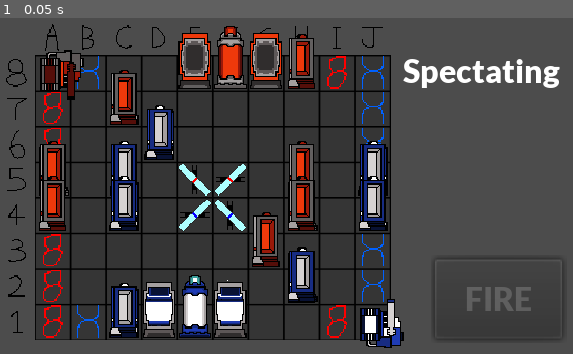
Above: before the commit, frame 1.
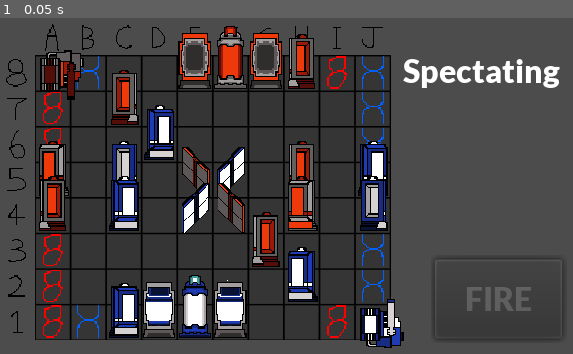
Above: after the commit, the same moment.

Repository: WhatDoor/LaserChess
Game: Godot game, scene res://Worlds/Ace.tscn
Same seed, same stepped clock (60 frames per second), same inputs: the game is played once before the commit and once after it. This scene is started directly instead of the project's main scene.
Inputs:
- Up to frame 1 (0.05 s): no input

The runs differ from the first frame. In frame 1, 5.9% of the frame differs, in the area x 6-68%, y 15-95%.

Commit message:
Implemented proper game ending and restarting + network management

Diff:
--- a/DeflectorResources/Deflector.tscn
+++ b/DeflectorResources/Deflector.tscn
@@ -43,7 +43,6 @@
 scale = Vector2( 0.3, 0.3 )
 
 [node name="UpLeft" type="Node2D" parent="Offset"]
-visible = false
 
 [node name="BlueDeflector" type="Sprite" parent="Offset/UpLeft"]
 position = Vector2( -1.062, -4.007 )
@@ -111,6 +110,7 @@
 disabled = true
 
 [node name="DownRight" type="Node2D" parent="Offset"]
+visible = false
 
 [node name="BlueDeflector" type="Sprite" parent="Offset/DownRight"]
 position = Vector2( -7.142, 0 )
--- a/Helper.gd
+++ b/Helper.gd
@@ -10,6 +10,11 @@
 
 var pieceMovedThisTurn = false
 
-
 func filterLeftClickAndTurnCheck(event):
 	return (event is InputEventMouseButton && event.is_pressed() && event.get_button_index() == 1 && myTurn && not pieceMovedThisTurn && not isSpectator)
+
+func reset():
+	myName = "Unnamed"
+	myTurn = false
+	isSpectator = true #everyone is a spectator by default unless specifically set by server
+	myTeamColour = "SPECTATOR"
--- a/HostLobby.gd
+++ b/HostLobby.gd
@@ -5,8 +5,23 @@
 var list_of_players = []
 
 func _ready():
+	get_tree().connect("network_peer_disconnected", self, "_player_disconnected")
+
 	var profile = {"name": "Host", "id":1}
 	list_of_players.append(profile)
+	update_playerOutput()
+
+func _player_disconnected(id):
+	var playerDisconnected = null
+
+	for player in list_of_players:
+		if player.id == id:
+			playerDisconnected = player
+
+	if playerDisconnected != null:
+		print("Player " + playerDisconnected.name + " - " + str(playerDisconnected.id) + " disconnected!")
+		list_of_players.erase(playerDisconnected)
+
 	update_playerOutput()
 
 remote func player_connected(id, playerName):
--- a/KingResources/King.gd
+++ b/KingResources/King.gd
@@ -1,4 +1,6 @@
 extends "res://Piece.gd"
+
+signal king_lost(self_node)
 
 onready var blueKingSprite = $Offset/BlueKingSprite
 onready var redKingSprite = $Offset/RedKingSprite
@@ -21,5 +23,6 @@
 		toggle_selected()
 
 func _on_HitBox_area_entered(blast):
-	blast.kill()
+	blast.kill_quietly()
 	queue_free()
+	emit_signal("king_lost", self)
--- a/Projectiles/Blast.gd
+++ b/Projectiles/Blast.gd
@@ -58,5 +58,8 @@
 		emit_signal("blast_destroyed")
 	queue_free()
 
+func kill_quietly():
+	queue_free()
+
 func _on_Blast_area_entered(area):
 	pass # Replace with function body.
--- a/SwitchResources/Switch.gd
+++ b/SwitchResources/Switch.gd
@@ -6,12 +6,15 @@
 }
 export(ROTATION_TYPE) var rotation_type = ROTATION_TYPE.normal
 
+onready var orientationNode = $Offset/Normal
+
 onready var tween = $Tween
 onready var offset = $Offset
 
 var Blast = preload("res://Projectiles/Blast.tscn")
 
-var DISTANCE_OFFSET = 10 #offsets from the centre of the switch piece so colliding projectiles dont get stuck when collding
+var reflection_angle = 0
+var DISTANCE_OFFSET = 3 #offsets from the centre of the switch piece so colliding projectiles dont get stuck when collding
 
 func _ready():
 	#initalize rotation arrows
@@ -20,32 +23,48 @@
 	rotationArrows.connect("clicked_right", self, "_on_RotationArrows_clicked_right")
 
 	set_colour(team_colour)
-
-	#Set initial rotation
-	if rotation_type == ROTATION_TYPE.rotated:
-		offset.rotation_degrees = 90
+	set_orientation(rotation_type)
 
 func set_colour(team_colour):
 	match team_colour:
 		COLOUR.RED:
-			$Offset/BlueSwitchSprite.hide()
+			$Offset/Normal/BlueSwitchSprite.hide()
+			$Offset/Normal/BlueSwitchSprite.hide()
 		COLOUR.BLUE:
-			$Offset/RedSwitchSprite.hide()
+			$Offset/Rotated/RedSwitchSprite.hide()
+			$Offset/Rotated/RedSwitchSprite.hide()
 
 func get_type():
 	return "SWITCH"
 
 remotesync func rotate_right():
-	tween.interpolate_property(offset, "rotation_degrees",
-				offset.rotation_degrees, offset.rotation_degrees+90, 1,
-				Tween.TRANS_QUAD, Tween.EASE_IN)
-	tween.start()
+	rotation_type = rotation_type + 1
+	if rotation_type == 4:
+		rotation_type = 0
+	set_orientation(rotation_type)
 
 remotesync func rotate_left():
-	tween.interpolate_property(offset, "rotation_degrees",
-				offset.rotation_degrees, offset.rotation_degrees-90, 1,
-				Tween.TRANS_QUAD, Tween.EASE_IN)
-	tween.start()
+	rotation_type = rotation_type - 1
+	if rotation_type == 4:
+		rotation_type = 0
+	set_orientation(rotation_type)
+
+func set_orientation(orientation):
+	#Hide and disable current orientation node
+	orientationNode.hide()
+
+	match orientation:
+		ROTATION_TYPE.normal:
+			orientationNode = $Offset/Normal
+			$Offset/Hitboxes.rotation_degrees = 0
+			reflection_angle = 0
+		ROTATION_TYPE.rotated:
+			orientationNode = $Offset/Rotated
+			$Offset/Hitboxes.rotation_degrees = 90
+			reflection_angle = 90
+
+	#Show and enable new orientation node
+	orientationNode.show()
 
 func _on_BotHitBox_area_entered(blast):
 	var normalAngleOffset = 135
@@ -62,7 +81,7 @@
 	blast.fire(reflectionVec)
 
 func get_reflectionVec(blast, normalAngleOffset):
-	var normalAngle = deg2rad($Offset.rotation_degrees + normalAngleOffset)
+	var normalAngle = deg2rad(reflection_angle + normalAngleOffset)
 	var normalVec = Vector2(cos(normalAngle), sin(normalAngle))
 	return blast.velocity.bounce(normalVec)
 
--- a/SwitchResources/Switch.tscn
+++ b/SwitchResources/Switch.tscn
@@ -1,16 +1,18 @@
-[gd_scene load_steps=8 format=2]
+[gd_scene load_steps=10 format=2]
 
-[ext_resource path="res://SwitchResources/RedSwitch.png" type="Texture" id=1]
+[ext_resource path="res://SwitchResources/redSwitch2.png" type="Texture" id=1]
 [ext_resource path="res://SwitchResources/Switch.gd" type="Script" id=2]
-[ext_resource path="res://SwitchResources/BlueSwitch.png" type="Texture" id=3]
+[ext_resource path="res://SwitchResources/BlueSwitch2.png" type="Texture" id=3]
 [ext_resource path="res://EffectsResources/ClickBox.tscn" type="PackedScene" id=4]
 [ext_resource path="res://EffectsResources/RotationArrows.tscn" type="PackedScene" id=5]
+[ext_resource path="res://SwitchResources/BlueSwitch1.png" type="Texture" id=6]
+[ext_resource path="res://SwitchResources/redSwitch1.png" type="Texture" id=7]
 
 [sub_resource type="RectangleShape2D" id=1]
 extents = Vector2( 12.209, 0.899685 )
 
 [sub_resource type="RectangleShape2D" id=2]
-extents = Vector2( 8.58849, 8.95631 )
+extents = Vector2( 7.09416, 12.8784 )
 
 [node name="Switch" type="Node2D"]
 script = ExtResource( 2 )
@@ -18,33 +20,58 @@
 [node name="Offset" type="Node2D" parent="."]
 scale = Vector2( 0.8, 0.8 )
 
-[node name="RedSwitchSprite" type="Sprite" parent="Offset"]
-scale = Vector2( 0.7, 0.7 )
+[node name="Normal" type="Node2D" parent="Offset"]
+
+[node name="BlueSwitchSprite" type="Sprite" parent="Offset/Normal"]
+position = Vector2( -3.929, -5.341 )
+scale = Vector2( 0.3, 0.3 )
+texture = ExtResource( 3 )
+
+[node name="RedSwitchSprite" type="Sprite" parent="Offset/Normal"]
+position = Vector2( 1.492, -5.337 )
+scale = Vector2( 0.3, 0.3 )
 texture = ExtResource( 1 )
 
-[node name="BlueSwitchSprite" type="Sprite" parent="Offset"]
-scale = Vector2( 0.7, 0.7 )
-texture = ExtResource( 3 )
+[node name="Rotated" type="Node2D" parent="Offset"]
+visible = false
 
-[node name="HitBoxBot" type="Area2D" parent="Offset"]
+[node name="BlueSwitchSprite" type="Sprite" parent="Offset/Rotated"]
+position = Vector2( 0, -5.324 )
+scale = Vector2( 0.3, 0.3 )
+texture = ExtResource( 6 )
 
-[node name="HitBoxBot" type="CollisionShape2D" parent="Offset/HitBoxBot"]
+[node name="RedSwitchSprite" type="Sprite" parent="Offset/Rotated"]
+position = Vector2( 0, -5.324 )
+scale = Vector2( 0.3, 0.3 )
+texture = ExtResource( 7 )
+
+[node name="Hitboxes" type="Node2D" parent="Offset"]
+position = Vector2( 0, -4.207 )
+
+[node name="HitBoxBot" type="Area2D" parent="Offset/Hitboxes"]
+position = Vector2( 0.0191721, -0.0164394 )
+scale = Vector2( 1, 1 )
+
+[node name="HitBoxBot" type="CollisionShape2D" parent="Offset/Hitboxes/HitBoxBot"]
 position = Vector2( -0.963847, 0.537765 )
 rotation = 0.785398
 shape = SubResource( 1 )
 
-[node name="HitBoxTop" type="Area2D" parent="Offset"]
+[node name="HitBoxTop" type="Area2D" parent="Offset/Hitboxes"]
+position = Vector2( 0.0191721, -0.0164394 )
+scale = Vector2( 1, 1 )
 
-[node name="HitBoxTop" type="CollisionShape2D" parent="Offset/HitBoxTop"]
+[node name="HitBoxTop" type="CollisionShape2D" parent="Offset/Hitboxes/HitBoxTop"]
 position = Vector2( 0.31492, -0.770516 )
 rotation = 0.785398
 shape = SubResource( 1 )
 
 [node name="ClickBox" parent="." instance=ExtResource( 4 )]
+position = Vector2( 0.452488, -4.69458 )
 
 [node name="ClickBox" parent="ClickBox" index="0"]
 visible = false
-position = Vector2( -0.118683, -0.213773 )
+position = Vector2( -0.118683, 1.17507 )
 shape = SubResource( 2 )
 
 [node name="selectSprite" parent="ClickBox" index="1"]
@@ -54,8 +81,8 @@
 scale = Vector2( 0.55, 0.55 )
 
 [node name="Tween" type="Tween" parent="."]
-[connection signal="area_entered" from="Offset/HitBoxBot" to="." method="_on_BotHitBox_area_entered"]
-[connection signal="area_entered" from="Offset/HitBoxTop" to="." method="_on_HitBoxTop_area_entered"]
+[connection signal="area_entered" from="Offset/Hitboxes/HitBoxBot" to="." method="_on_BotHitBox_area_entered"]
+[connection signal="area_entered" from="Offset/Hitboxes/HitBoxTop" to="." method="_on_HitBoxTop_area_entered"]
 [connection signal="input_event" from="ClickBox" to="." method="_on_ClickBox_input_event"]
 
 [editable path="ClickBox"]
--- a/Worlds/Ace.tscn
+++ b/Worlds/Ace.tscn
@@ -74,7 +74,7 @@
 [node name="Switch4" parent="Board_Objects/Pieces" instance=ExtResource( 2 )]
 position = Vector2( 80.4524, 44.5394 )
 board_coords = "F5"
-team_colour = 1
+team_colour = 2
 rotation_type = 1
 
 [node name="Deflector" parent="Board_Objects/Pieces" instance=ExtResource( 3 )]
--- a/Worlds/World.gd
+++ b/Worlds/World.gd
@@ -16,6 +16,8 @@
 var myLaser
 
 var currently_hovering_over_piece = false
+
+var game_over = false
 
 func _ready():
 	#Connect signal handlers for each piece and place each piece in the correct position on the board
@@ -28,6 +30,9 @@
 
 		if piece.get_type() == "DEFENDER" or piece.get_type() == "DEFLECTOR":
 			piece.connect("swap_clicked", self, "_on_swappable_piece_clicked")
+
+		if piece.get_type() == "KING":
+			piece.connect("king_lost", self, "_on_king_lost")
 
 		if piece.rotationArrows != null:
 			piece.connect("piece_rotating_right", self, "_on_piece_rotating_right")
@@ -74,6 +79,28 @@
 	if Input.is_action_pressed("End_Turn"):
 		end_turn()
 
+func _on_king_lost(king):
+	var myColour = -1
+
+	match Helper.myTeamColour:
+		"SPECTATOR":
+			myColour = 3
+		"RED":
+			myColour = COLOUR.RED
+		"BLUE":
+			myColour = COLOUR.BLUE
+
+	if 3 == myColour:
+		turnText.set_text("GAME ENDED")
+	elif king.team_colour == myColour:
+		turnText.set_text("YOU LOSE!")
+	elif king.team_colour != myColour:
+		turnText.set_text("YOU WIN!")
+
+	#Set Button to try again
+	$Button.set_text("Go Again")
+	game_over = true
+
 func _on_mouse_over_piece(piece):
 	currently_hovering_over_piece = true
 
@@ -171,13 +198,33 @@
 	handle_board_click(square, square_indexes)
 
 func _on_Button_pressed():
-	end_turn()
+	if game_over:
+		end_game_show_lobby()
+	else:
+		end_turn()
 
 func _on_blast_destroyed():
 	rpc("toggle_turn")
 
+func end_game_show_lobby():
+	queue_free()
+
+	if get_tree().is_network_server():
+		get_tree().get_root().get_node("HostLobby").show()
+		get_tree().set_refuse_new_network_connections(false)
+	else:
+		get_tree().get_root().get_node("Lobby").show()
+
+	#Reset Helper flags in preparation for new game
+	Helper.reset()
+
 func end_turn():
 	if Helper.myTurn:
+		Helper.pieceMovedThisTurn = true #prevent movement while projectile is moving
+		if currently_selected_piece != null:
+			_on_piece_deselected(currently_selected_piece)
+
+
 		myLaser.fire_blast()
 		myLaser.rpc("force_fire_blast")
 		myLaser.can_fire = false
Not shown: 4 places in DefenderResources/Defender.tscn that only renumber resources
Binary file added: JozSpritesUpload/BlueSwitch1.png
Not shown, added: JozSpritesUpload/BlueSwitch1.png.import
Binary file added: JozSpritesUpload/BlueSwitch2.png
Not shown, added: JozSpritesUpload/BlueSwitch2.png.import
Binary file added: JozSpritesUpload/bluedeflector3 (1).png
Not shown, added: JozSpritesUpload/bluedeflector3 (1).png.import
Binary file added: JozSpritesUpload/bluedeflector4 (1).png
Not shown, added: JozSpritesUpload/bluedeflector4 (1).png.import
Binary file added: JozSpritesUpload/redSwitch1.png
Not shown, added: JozSpritesUpload/redSwitch1.png.import
Binary file added: JozSpritesUpload/redSwitch2.png
(and 14 more such lines)
